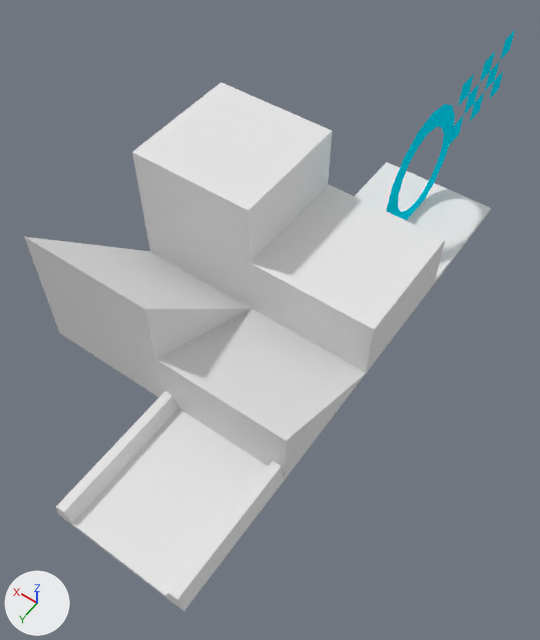
Renders of the Blender file components/blocklib.blend from each side of a commit.
Camera for both pictures: a camera (50 mm lens) standing at (-53.2, 105.3, 123.8) and looking at (9.5, 17.5, -14.2). Lighting does not change. The marker at lower left points along +X, +Y and +Z.

The first picture shows 'Block_0_32_32_16', 'Block_0_32_32_32', 'Block_1_32_32_16', 'Block_1_32_32_32', 'Block_3_32_32_16', 'Block_Checkpoint', 'Block_Platform_32_32_1', 'Block_Start'.
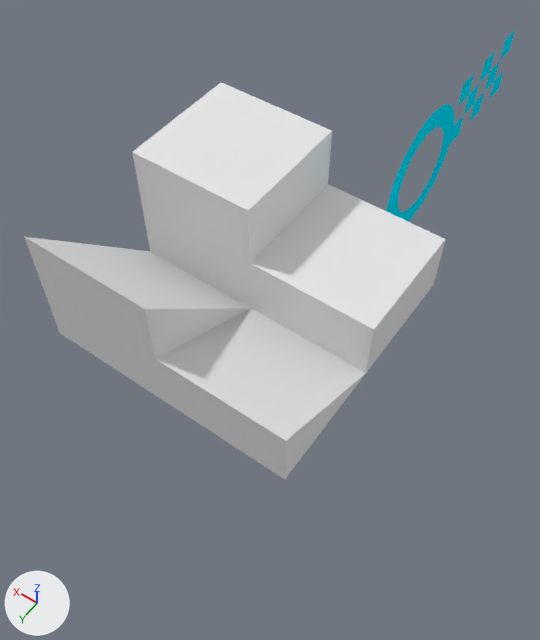
Edits to the bpy script that builds the scene:
```text
Remove ob_block_platform_32_32_1:
    ob_block_platform_32_32_1 = bpy.data.objects.new('Block_Platform_32_32_1', me_block_platform_32_32_1)
    ob_block_platform_32_32_1.location = (0.0, -32.0, 0.0)
Remove ob_block_3_32_32_16:
    ob_block_3_32_32_16 = bpy.data.objects.new('Block_3_32_32_16', me_block_3_32_32_16)
    ob_block_3_32_32_16.location = (0.0, 64.0, 0.0)
```

Where the change shows, as pixel boxes (x1, y1, x2, y2) in the pictures (540 x 640 px):
'Block_3_32_32_16', deleted: before (56, 391, 285, 611)
'Block_Platform_32_32_1', deleted: before (354, 162, 491, 284)
